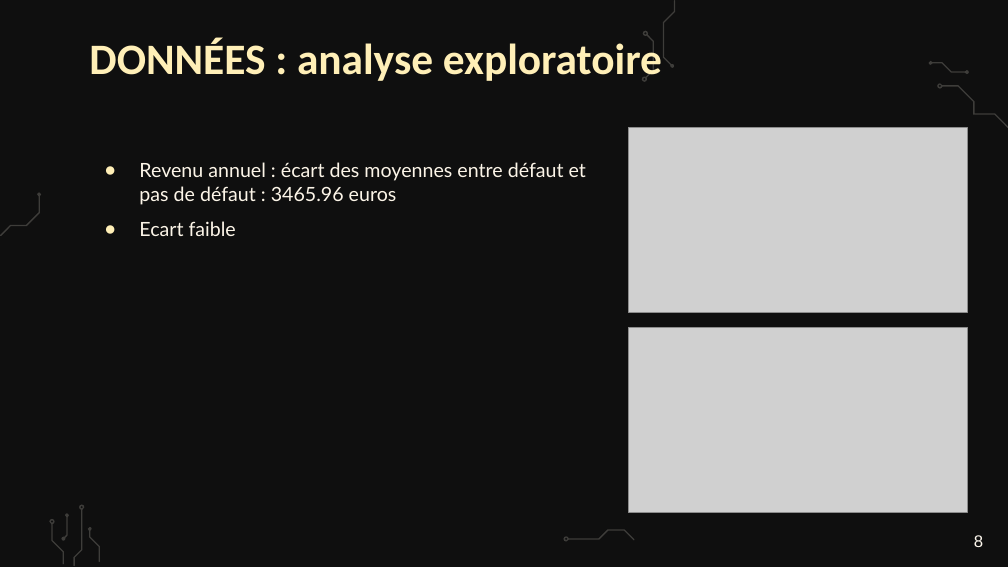
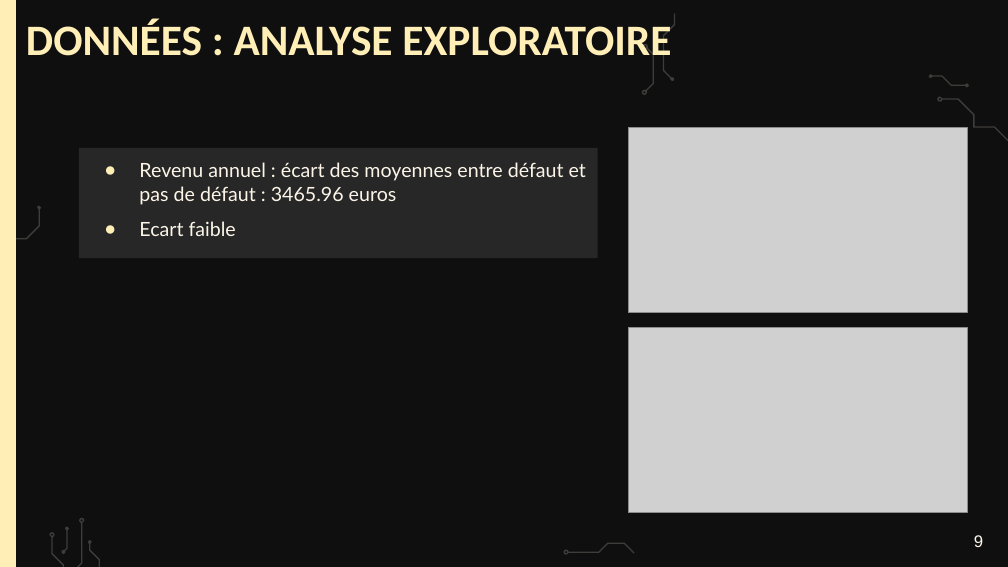
Before and after one commit to webew/api-oc-projet7, a slide deck: slide 9 of Fillion_Bertrand_6_presentation_022026.pptx (slide 8 before the commit). Drawn at 1008x567 pixels with LibreOffice and Linux fonts; fonts in the diff are those of the drawing; grey boxes stand for pictures; background and template pictures are left out. Boxes give left, top, right and bottom in pixels: in the first picture for what was removed or moved away, otherwise in the second. Text is boxed around its words. In the diff, an @@ line names an element or a change of style, - is before the commit and + after.

```diff
--- a/Fillion_Bertrand_6_presentation_022026.pptx
+++ b/Fillion_Bertrand_6_presentation_022026.pptx
@@ rectangle added at [0,0,16,566], fill #FFEFB7 @@
@@ title at [26,19,671,66]: text changed @@
-DONNÉES : analyse exploratoire
+DONNÉES : ANALYSE EXPLORATOIRE
@@ subtitle "Revenu annuel : écart des ...": place and size @@
-subtitle "Revenu annuel : écart des ..." at [139,162,586,236]
+subtitle "Revenu annuel : écart des ..." at [79,148,598,258]
@@ subtitle "Revenu annuel : écart des ..." at [79,148,598,258]: fill none to #272727 @@
@@ 10 freeform shapes: place and size @@
-10 freeform shapes at [0,0,1008,566]
+10 freeform shapes at [0,13,1008,567]
@@ page number at [974,535,983,547]: text changed @@
-8
+9
```
Also in this commit, not shown: 26 other slides changed, 3 slides added.
